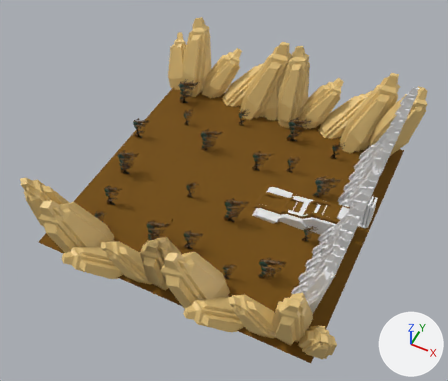
The glTF model MN_SCENE_01.gltf, before and after one commit.
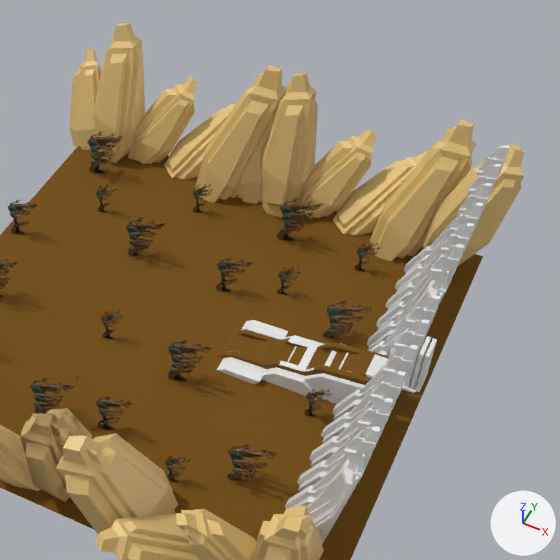
Each version is shown whole from a camera (50 mm lens) standing at (37.4, -53.8, 82.0) and looking at (6.1, 8.7, 3.9), then close up on the part from 29% to 100% of the width and 1% to 85% of the height. Every picture has the same lights, and +X, +Y and +Z are marked at lower right. The older version's two pictures come first. Where no turn or scale is listed for an object, it has been applied to the vertices. Vertices at exactly the same position are counted once.

In view in the first close-up: 'Cube.018', 'Cube.023', 'Cube.035', 'arbol_B.011', 'arbol_B.012', 'arbol_B.018', 'arbol_B.019', 'consola_mirador_escaleras', 'suelo.002', 'suelo.004', 'suelo.005', 'suelo.006', 'suelo.009', 'suelo.011', 'suelo.012', 'suelo.013' and 53 more.
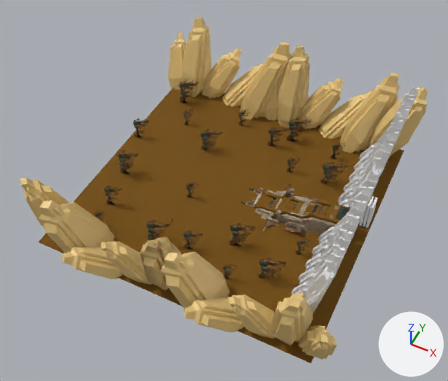
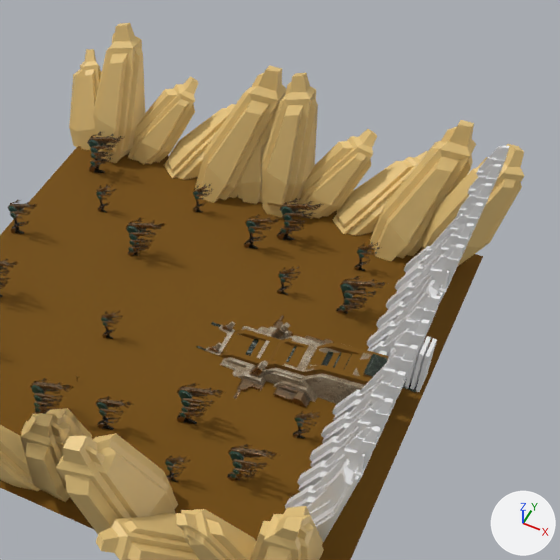
Edits to the bpy script that builds the scene:
```text
Add img_escalera_normal:
    img_escalera_normal = load_image('ESCALERA normal', 'ESCALERA normal.webp', 2048, 2048, 'Non-Color')
Add img_arbol_b_material_003_metallic_arbol_b_material_003_roughness:
    img_arbol_b_material_003_metallic_arbol_b_material_003_roughness = load_image('arbol B_Material.003_Metallic-arbol B_Material.003_Roughness', 'arbol B_Material.003_Metallic-arbol B_Material.003_Roughness.webp', 2048, 2048, 'Non-Color')
Add img_arbol_b_material_003_basecolor:
    img_arbol_b_material_003_basecolor = load_image('arbol B_Material.003_BaseColor', 'arbol B_Material.003_BaseColor.webp', 2048, 2048, 'sRGB')
Add mat_material_003:
    mat_material_003 = bpy.data.materials.new('Material.003')
    # uses the picture img_arbol_b_material_003_basecolor
    # uses the picture img_arbol_b_material_003_metallic_arbol_b_material_003_roughness
    # uses the picture img_escalera_normal
Change me_cube_004:
    used by ob_consola_mirador_escaleras; location = (13.2, 9.4, 0.0)
    remove me_cube_004.from_pydata(...)  # 110 vertices, 212 faces; spans x -2.5..16.7, y -0.5..6.7, z 0.0..4.5
    add me_cube_004.from_pydata(...)  # 695 vertices, 1256 faces; spans x 8.3..30.0, y 6.5..18.5, z 0.0..4.5
    me_cube_004 part 1: 110 vertices removed from x -2.5..16.7, y -0.5..6.7, z 0.0..4.5; 695 vertices added at x 8.3..30.0, y 6.5..18.5, z 0.0..4.5
    add me_cube_004.materials.append(mat_material_003)
Change ob_arbol_b_011:
    ob_arbol_b_011.location: (8.3, -3.4, 0.0) -> (11.4, -7.7, 0.0)
Change ob_arbol_b_012:
    ob_arbol_b_012.location: (18.6, 5.2, 0.0) -> (18.6, 2.4, 0.0)
Change ob_arbol_b_018:
    ob_arbol_b_018.location: (10.9, 14.9, 0.0) -> (10.9, 22.0, 0.0)
Change ob_arbol_b_019:
    ob_arbol_b_019.location: (19.8, 8.3, -0.5) -> (19.8, 12.0, -0.5)
Change ob_consola_mirador_escaleras:
    ob_consola_mirador_escaleras.location: (13.2, 9.4, 0.0) -> (0.0, 0.0, 0.0)
```

Pixel boxes (x1, y1, x2, y2) of what changed, in the close-ups (560 x 560 px):
'consola_mirador_escaleras', reshaped, moved, recoloured (white to brown, 10% wider, 9% taller): before (217, 320, 419, 404); after (196, 315, 419, 407)
'arbol_B.011', moved: before (167, 339, 215, 381); after (177, 383, 225, 424)
'arbol_B.019', moved: before (323, 300, 376, 339); after (336, 276, 389, 314)
'arbol_B.018', moved: before (216, 257, 252, 292); after (244, 214, 279, 249)
'arbol_B.012', moved: before (304, 389, 331, 417); after (293, 411, 322, 439)
